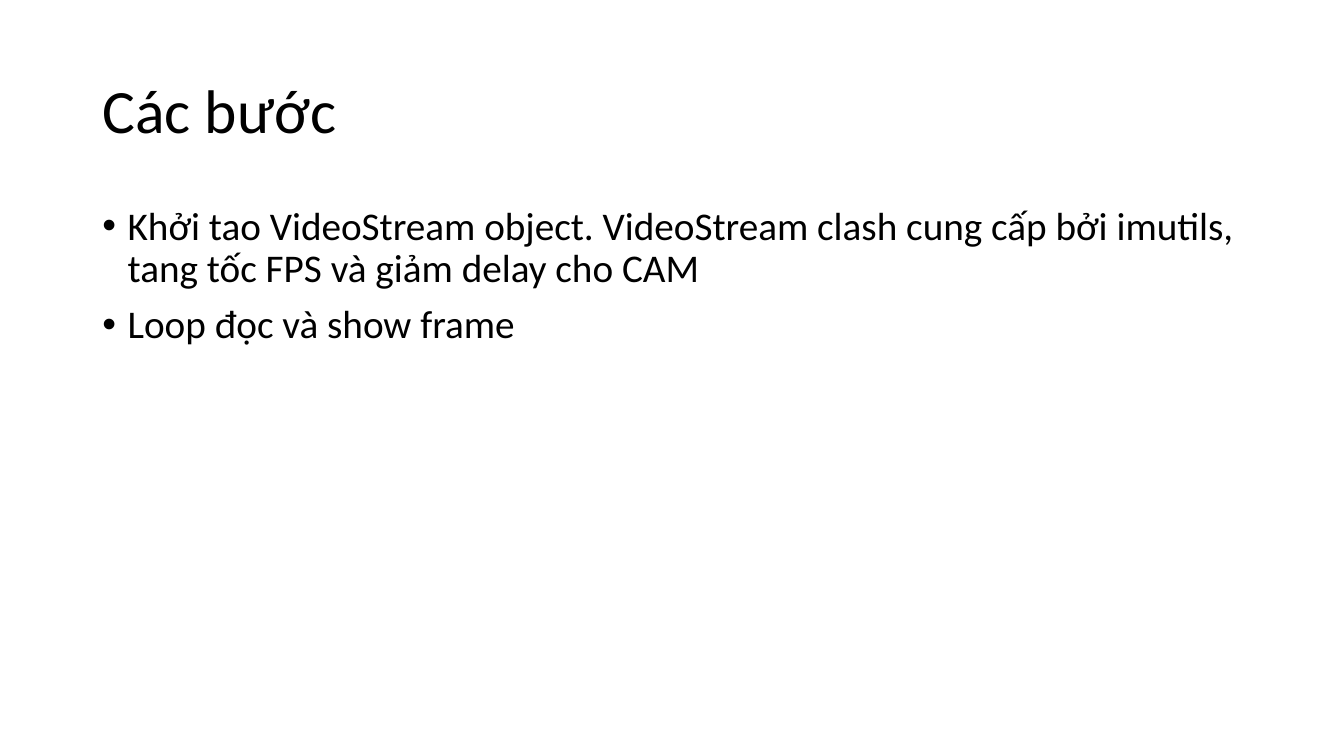
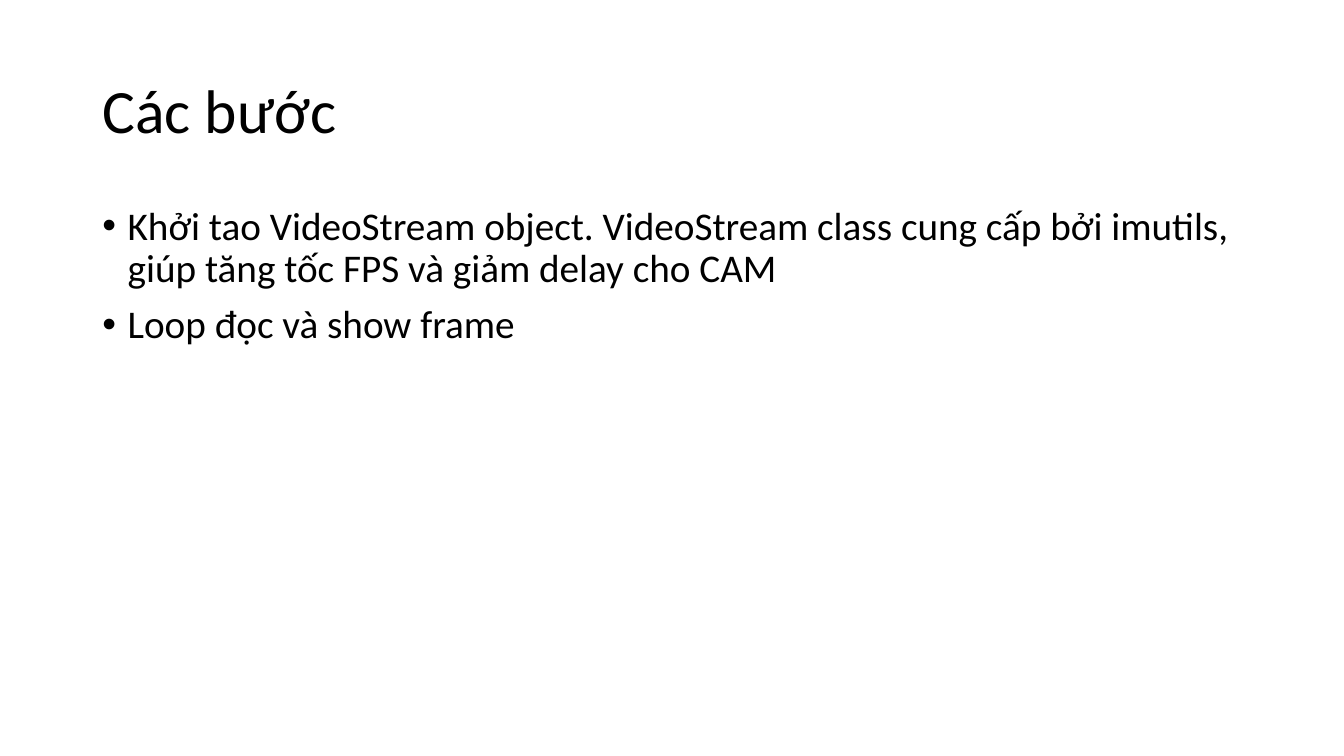
Before and after one commit to levinhhoang16/PyOpenCVCourse, a slide deck: slide 3 of Lecture/[03]TruyXuatCam.pptx (slide 2 before the commit). Drawn at 1344x756 pixels with LibreOffice and Linux fonts; fonts in the diff are those of the drawing. Boxes give left, top, right and bottom in pixels: in the first picture for what was removed or moved away, otherwise in the second. Text is boxed around its words. In the diff, an @@ line names an element or a change of style, - is before the commit and + after.

Commit message:
Update Lecture

```diff
--- a/Lecture/[03]TruyXuatCam.pptx
+++ b/Lecture/[03]TruyXuatCam.pptx
@@ text at bbox=[128, 210, 1228, 289]: text changed @@
-• Khởi tao VideoStream object. VideoStream clash cung cấp bởi imutils, tang tốc FPS và giảm delay cho CAM
+• Khởi tao VideoStream object. VideoStream class cung cấp bởi imutils, giúp tăng tốc FPS và giảm delay cho CAM
```
Also in this commit, not shown: 2 other slides changed, 4 slides added, 1 other file.
